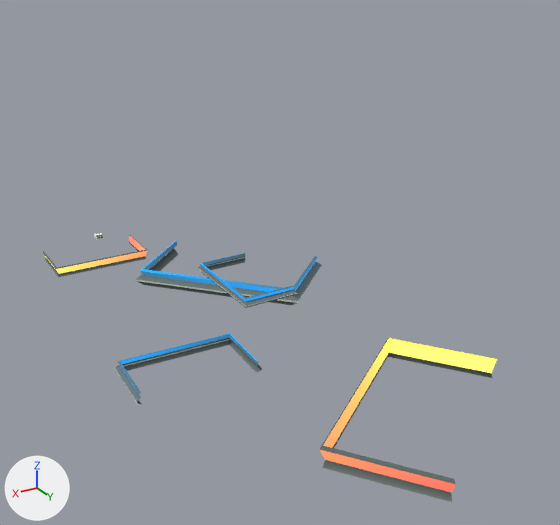
Renders of the glTF model Cyberpunk Scene/AFrame_CyberP_Scene/Cyberpunk_Scene.glb from each side of a commit.
Both versions are drawn from a 50 mm lens placed at (194.0, 639.0, 254.0), pointed at (-169.0, 33.0, -49.0). Lighting does not change. The marker at lower left points along +X, +Y and +Z. Where no turn or scale is listed for an object, it has been applied to the vertices. Vertices at the same position are counted once.

Objects in the first picture: 'Building 1', 'Building 1.001', 'Building 1.002', 'Building 1.003', 'Building 1.004'.
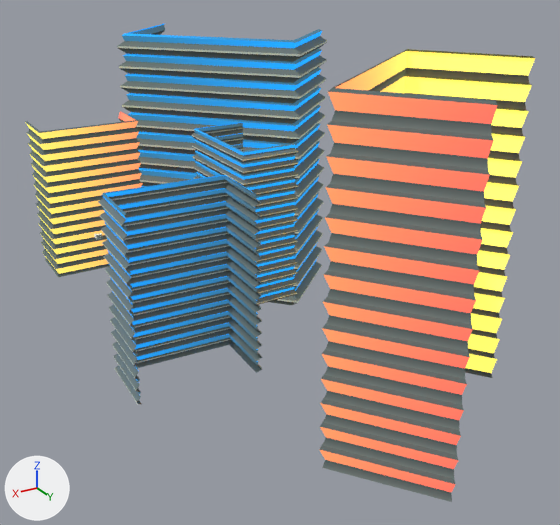
Diff of the bpy script that builds the scene:
```diff
--- a/Cyberpunk Scene/AFrame_CyberP_Scene/Cyberpunk_Scene.glb.py
+++ b/Cyberpunk Scene/AFrame_CyberP_Scene/Cyberpunk_Scene.glb.py
@@ me_cube_006 @@
 # used by ob_building_1; location = (-147.3, 2.5, -78.8)
-me_cube_006.from_pydata(...)  # 24 vertices, 30 faces; spans x -28.0..29.4, y -52.9..52.9, z 0.0..11.0
+me_cube_006.from_pydata(...)  # 288 vertices, 420 faces; spans x -28.0..29.4, y -52.9..52.9, z 0.0..153.6
+# me_cube_006 part 1: a new loose piece of 184 vertices spanning x -28.0..29.4, y -52.9..52.9, z 54.9..153.6, in mat_gradients_001
+# me_cube_006 part 2: 80 vertices added at x -28.0..29.4, y -52.9..52.9, z 14.3..54.9
 me_cube_006.materials.append(mat_gradients_001)
@@ me_cube_007 @@
 # used by ob_building_1_001; location = (-36.2, -138.1, -78.8); rotation_euler = (0.0, 0.0, 1.559), in degrees (0, 0, 89)
-me_cube_007.from_pydata(...)  # 16 vertices, 18 faces; spans x -26.6..28.0, y -50.4..50.4, z 0.0..11.0
+me_cube_007.from_pydata(...)  # 176 vertices, 252 faces; spans x -26.6..28.0, y -50.4..50.4, z 0.0..153.6
+# me_cube_007 part 3: a new loose piece of 100 vertices spanning x -26.6..28.0, y -50.4..50.4, z 65.8..153.6, in mat_gradients_001
+# me_cube_007 part 4: 60 vertices added at x -26.6..28.0, y -50.4..50.4, z 14.3..65.8
 me_cube_007.materials.append(mat_gradients_001)
@@ me_cube_011 @@
+me_cube_011.from_pydata(...)  # 288 vertices, 420 faces; spans x -28.0..29.0, y -53.0..53.0, z 0.0..154.0
+me_cube_011.materials.append(mat_gradients_001)
@@ me_cube_010 @@
+me_cube_010 = me_cube_011.copy(); me_cube_010.name = 'Cube.010'
@@ me_cube_008 @@
+me_cube_008.from_pydata(...)  # 176 vertices, 252 faces; spans x -27.0..28.0, y -50.0..50.0, z 0.0..154.0
+me_cube_008.materials.append(mat_gradients_001)
@@ ob_building_1_002 @@
-ob_building_1_002 = bpy.data.objects.new('Building 1.002', me_cube_007)
+ob_building_1_002 = bpy.data.objects.new('Building 1.002', me_cube_008)
 ob_building_1_002.location = (-213.7, 198.1, -151.7)
@@ ob_building_1_003 @@
-ob_building_1_003 = bpy.data.objects.new('Building 1.003', me_cube_006)
+ob_building_1_003 = bpy.data.objects.new('Building 1.003', me_cube_010)
 ob_building_1_003.location = (-225.5, -183.5, -162.5)
@@ ob_building_1_004 @@
-ob_building_1_004 = bpy.data.objects.new('Building 1.004', me_cube_006)
+ob_building_1_004 = bpy.data.objects.new('Building 1.004', me_cube_011)
 ob_building_1_004.location = (-23.5, 131.4, -78.8)
```

Location of each change, (x1, y1, x2, y2) in pixels of the pictures (560 x 525 px):
'Building 1.002', reshaped (21% wider, 175% taller)
    before: (319, 338, 497, 502)
    after: (319, 49, 535, 502)
'Building 1.003', reshaped (13% wider, 327% taller)
    before: (136, 240, 322, 305)
    after: (117, 24, 327, 305)
'Building 1.004', reshaped (11% wider, 224% taller)
    before: (114, 334, 262, 404)
    after: (98, 175, 262, 404)
'Building 1.001', reshaped (11% wider, 288% taller)
    before: (42, 235, 148, 277)
    after: (25, 111, 143, 277)
'Building 1', reshaped (7% wider, 229% taller)
    before: (198, 253, 297, 308)
    after: (192, 122, 298, 305)
part 1 of me_cube_006, added
    after: (192, 122, 298, 252)
part 2 of me_cube_006, added
    after: (256, 244, 297, 294)
part 3 of me_cube_007, added
    after: (25, 111, 143, 217)
part 4 of me_cube_007, added
    after: (36, 203, 109, 268)
